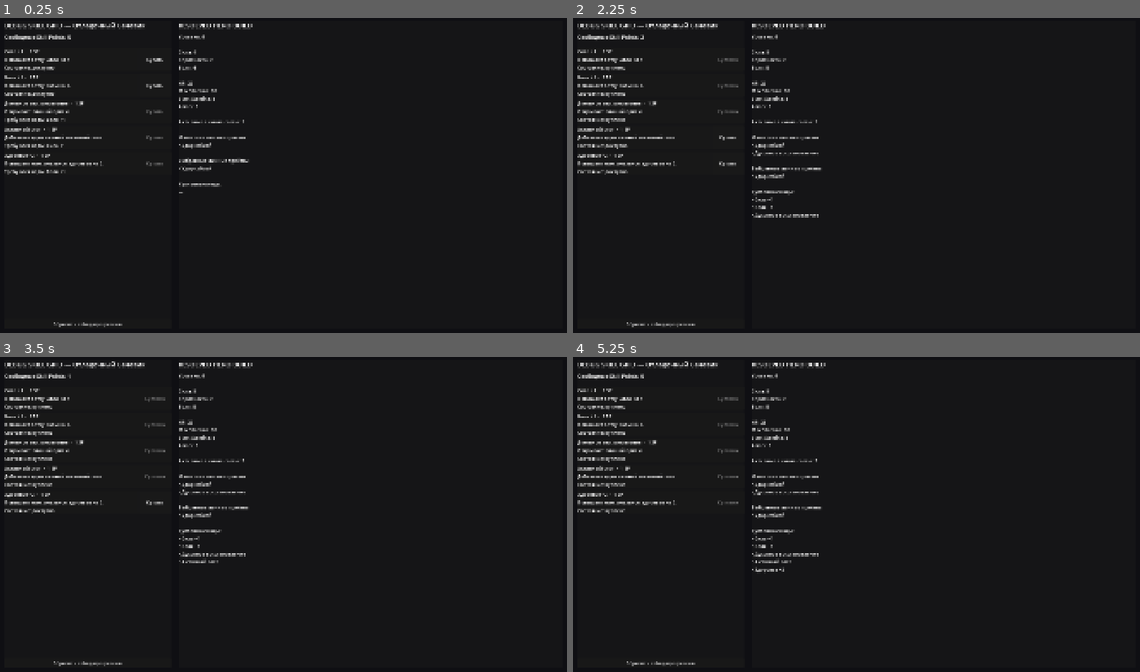
Above: before the commit, frames 1-4 (two rows, left to right).
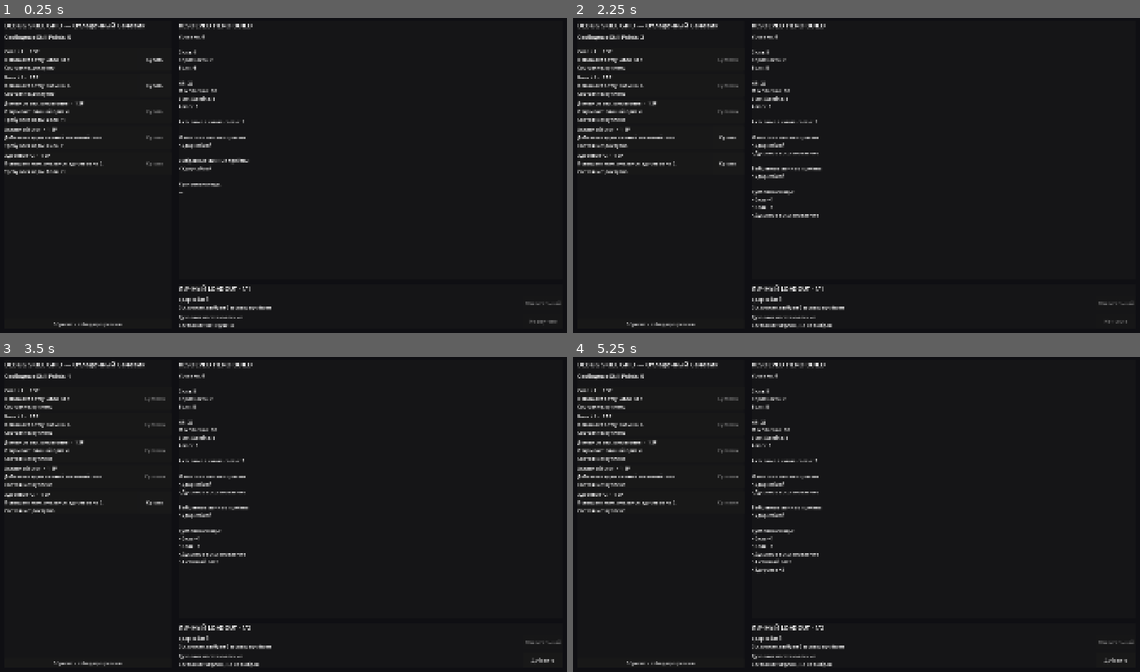
Above: after the commit, the same moments.

Repository: DanilNikolin/kleynod-steppe-frontier
Game: Godot game, scene res://scenes/debug/skill_grid_debug_sandbox.tscn
The game is run twice, just before and just after one commit, with the same random seed, the same clock (stepped at 60 frames per second) and the same inputs. The project has no main scene, so this scene is started directly.
Inputs (mouse positions are in pixels of both pictures, inside the frame that each line leads up to):
- Up to frame 1 (0.25 s): no input
- Up to frame 2 (2.25 s): click "Купить" at 0.5 s; click "Купить" at 1.25 s; click "Купить" at 2 s
- Up to frame 3 (3.5 s): click "Купить" at 2.75 s
- Up to frame 4 (5.25 s): click (1117, 659) at 3.5 s, where only the run after the commit has a clickable "Добавить"; click (1117, 659) at 4.25 s, where only the run after the commit has a clickable "Убрать"; click "Купить" at 5 s

The runs differ from the first frame. In frame 1, 0.6% of the frame differs, in the area x 31-99%, y 84-99%; in frame 2, 0.6%; in frame 3, 0.6%; in frame 4, 0.6%.

Commit message:
feat: add personal hero loadout management

Diff:
--- /dev/null
+++ b/core/heroes/loadouts/hero_personal_loadout_change_result.gd
@@ -0,0 +1,13 @@
+class_name HeroPersonalLoadoutChangeResult
+extends RefCounted
+
+
+var is_successful: bool = false
+var failure_code: StringName = &""
+
+var ability_id: StringName = &""
+
+var active_slot_count: int = 0
+
+var previous_selected_ability_ids: Array[StringName] = []
+var current_selected_ability_ids: Array[StringName] = []
--- /dev/null
+++ b/core/heroes/loadouts/hero_personal_loadout_service.gd
@@ -0,0 +1,517 @@
+class_name HeroPersonalLoadoutService
+extends RefCounted
+
+
+const FAILURE_INVALID_HERO: StringName = (
+	&"invalid_hero_definition"
+)
+
+const FAILURE_INVALID_PROGRESSION: StringName = (
+	&"invalid_progression_state"
+)
+
+const FAILURE_INVALID_SKILL_GRID_STATE: StringName = (
+	&"invalid_skill_grid_state"
+)
+
+const FAILURE_INVALID_CURRENT_LOADOUT: StringName = (
+	&"invalid_current_loadout"
+)
+
+const FAILURE_EMPTY_ABILITY_ID: StringName = (
+	&"empty_ability_id"
+)
+
+const FAILURE_UNKNOWN_ABILITY: StringName = (
+	&"unknown_personal_ability"
+)
+
+const FAILURE_ABILITY_NOT_KNOWN: StringName = (
+	&"ability_not_known"
+)
+
+const FAILURE_ALREADY_SELECTED: StringName = (
+	&"ability_already_selected"
+)
+
+const FAILURE_NOT_SELECTED: StringName = (
+	&"ability_not_selected"
+)
+
+const FAILURE_NO_ACTIVE_SLOT: StringName = (
+	&"no_active_slot_available"
+)
+
+const FAILURE_DEFAULT_ABILITY_REQUIRED: StringName = (
+	&"default_ability_required"
+)
+
+
+var skill_grid_resolver := (
+	SkillGridResolver.new()
+)
+
+
+func get_known_ability_ids(
+	hero: HeroDefinition,
+	progression: HeroProgressionState
+) -> Array[StringName]:
+	var result: Array[StringName] = []
+
+	var grid_resolution := _resolve_grid(
+		hero,
+		progression
+	)
+
+	if grid_resolution == null:
+		return result
+
+	for ability_id in (
+		hero.starting_known_ability_ids
+	):
+		if result.has(
+			ability_id
+		):
+			continue
+
+		result.append(
+			ability_id
+		)
+
+	for ability_id in (
+		grid_resolution.learned_ability_ids
+	):
+		if result.has(
+			ability_id
+		):
+			continue
+
+		result.append(
+			ability_id
+		)
+
+	return result
+
+
+func get_active_slot_count(
+	hero: HeroDefinition,
+	progression: HeroProgressionState
+) -> int:
+	var grid_resolution := _resolve_grid(
+		hero,
+		progression
+	)
+
+	if grid_resolution == null:
+		return 0
+
+	return clampi(
+		hero.starting_active_slot_count
+			+ grid_resolution.active_slot_bonus,
+		1,
+		hero.maximum_active_slot_count
+	)
+
+
+func get_effective_selected_ability_ids(
+	hero: HeroDefinition,
+	progression: HeroProgressionState
+) -> Array[StringName]:
+	var result: Array[StringName] = []
+
+	if (
+		hero == null
+		or progression == null
+	):
+		return result
+
+	if not (
+		progression
+			.selected_personal_ability_ids
+			.is_empty()
+	):
+		for ability_id in (
+			progression
+				.selected_personal_ability_ids
+		):
+			result.append(
+				ability_id
+			)
+
+		return result
+
+	var active_slot_count := get_active_slot_count(
+		hero,
+		progression
+	)
+
+	for ability_id in (
+		hero.starting_known_ability_ids
+	):
+		if result.size() >= active_slot_count:
+			break
+
+		result.append(
+			ability_id
+		)
+
+	return result
+
+
+func get_add_result(
+	hero: HeroDefinition,
+	progression: HeroProgressionState,
+	ability_id: StringName
+) -> HeroPersonalLoadoutChangeResult:
+	var result := HeroPersonalLoadoutChangeResult.new()
+
+	result.ability_id = ability_id
+
+	var context_failure := _get_context_failure(
+		hero,
+		progression
+	)
+
+	if context_failure != &"":
+		result.failure_code = context_failure
+		return result
+
+	if ability_id == &"":
+		result.failure_code = (
+			FAILURE_EMPTY_ABILITY_ID
+		)
+
+		return result
+
+	if not hero.has_personal_ability(
+		ability_id
+	):
+		result.failure_code = (
+			FAILURE_UNKNOWN_ABILITY
+		)
+
+		return result
+
+	var known_ability_ids := (
+		get_known_ability_ids(
+			hero,
+			progression
+		)
+	)
+
+	if not known_ability_ids.has(
+		ability_id
+	):
+		result.failure_code = (
+			FAILURE_ABILITY_NOT_KNOWN
+		)
+
+		return result
+
+	var selected_ability_ids := (
+		get_effective_selected_ability_ids(
+			hero,
+			progression
+		)
+	)
+
+	result.active_slot_count = (
+		get_active_slot_count(
+			hero,
+			progression
+		)
+	)
+
+	_copy_ids(
+		selected_ability_ids,
+		result.previous_selected_ability_ids
+	)
+
+	_copy_ids(
+		selected_ability_ids,
+		result.current_selected_ability_ids
+	)
+
+	var selection_failure := (
+		_get_selection_failure(
+			hero,
+			known_ability_ids,
+			selected_ability_ids,
+			result.active_slot_count
+		)
+	)
+
+	if selection_failure != &"":
+		result.failure_code = selection_failure
+		return result
+
+	if selected_ability_ids.has(
+		ability_id
+	):
+		result.failure_code = (
+			FAILURE_ALREADY_SELECTED
+		)
+
+		return result
+
+	if (
+		selected_ability_ids.size()
+		>= result.active_slot_count
+	):
+		result.failure_code = (
+			FAILURE_NO_ACTIVE_SLOT
+		)
+
+		return result
+
+	result.current_selected_ability_ids.append(
+		ability_id
+	)
+
+	result.is_successful = true
+	return result
+
+
+func add_ability(
+	hero: HeroDefinition,
+	progression: HeroProgressionState,
+	ability_id: StringName
+) -> HeroPersonalLoadoutChangeResult:
+	var result := get_add_result(
+		hero,
+		progression,
+		ability_id
+	)
+
+	if not result.is_successful:
+		return result
+
+	progression.selected_personal_ability_ids.clear()
+
+	for selected_ability_id in (
+		result.current_selected_ability_ids
+	):
+		progression.selected_personal_ability_ids.append(
+			selected_ability_id
+		)
+
+	return result
+
+
+func get_remove_result(
+	hero: HeroDefinition,
+	progression: HeroProgressionState,
+	ability_id: StringName
+) -> HeroPersonalLoadoutChangeResult:
+	var result := HeroPersonalLoadoutChangeResult.new()
+
+	result.ability_id = ability_id
+
+	var context_failure := _get_context_failure(
+		hero,
+		progression
+	)
+
+	if context_failure != &"":
+		result.failure_code = context_failure
+		return result
+
+	if ability_id == &"":
+		result.failure_code = (
+			FAILURE_EMPTY_ABILITY_ID
+		)
+
+		return result
+
+	if not hero.has_personal_ability(
+		ability_id
+	):
+		result.failure_code = (
+			FAILURE_UNKNOWN_ABILITY
+		)
+
+		return result
+
+	var known_ability_ids := (
+		get_known_ability_ids(
+			hero,
+			progression
+		)
+	)
+
+	var selected_ability_ids := (
+		get_effective_selected_ability_ids(
+			hero,
+			progression
+		)
+	)
+
+	result.active_slot_count = (
+		get_active_slot_count(
+			hero,
+			progression
+		)
+	)
+
+	_copy_ids(
+		selected_ability_ids,
+		result.previous_selected_ability_ids
+	)
+
+	_copy_ids(
+		selected_ability_ids,
+		result.current_selected_ability_ids
+	)
+
+	var selection_failure := (
+		_get_selection_failure(
+			hero,
+			known_ability_ids,
+			selected_ability_ids,
+			result.active_slot_count
+		)
+	)
+
+	if selection_failure != &"":
+		result.failure_code = selection_failure
+		return result
+
+	if not selected_ability_ids.has(
+		ability_id
+	):
+		result.failure_code = (
+			FAILURE_NOT_SELECTED
+		)
+
+		return result
+
+	if ability_id == hero.default_ability_id:
+		result.failure_code = (
+			FAILURE_DEFAULT_ABILITY_REQUIRED
+		)
+
+		return result
+
+	result.current_selected_ability_ids.erase(
+		ability_id
+	)
+
+	result.is_successful = true
+	return result
+
+
+func remove_ability(
+	hero: HeroDefinition,
+	progression: HeroProgressionState,
+	ability_id: StringName
+) -> HeroPersonalLoadoutChangeResult:
+	var result := get_remove_result(
+		hero,
+		progression,
+		ability_id
+	)
+
+	if not result.is_successful:
+		return result
+
+	progression.selected_personal_ability_ids.clear()
+
+	for selected_ability_id in (
+		result.current_selected_ability_ids
+	):
+		progression.selected_personal_ability_ids.append(
+			selected_ability_id
+		)
+
+	return result
+
+
+func _resolve_grid(
+	hero: HeroDefinition,
+	progression: HeroProgressionState
+) -> SkillGridResolution:
+	if (
+		hero == null
+		or not hero.is_valid_definition()
+	):
+		return null
+
+	if (
+		progression == null
+		or not progression.is_valid_state()
+	):
+		return null
+
+	var resolution := skill_grid_resolver.resolve(
+		hero.skill_grid,
+		progression
+	)
+
+	if not resolution.is_valid:
+		return null
+
+	return resolution
+
+
+func _get_context_failure(
+	hero: HeroDefinition,
+	progression: HeroProgressionState
+) -> StringName:
+	if (
+		hero == null
+		or not hero.is_valid_definition()
+	):
+		return FAILURE_INVALID_HERO
+
+	if (
+		progression == null
+		or not progression.is_valid_state()
+	):
+		return FAILURE_INVALID_PROGRESSION
+
+	var grid_resolution := (
+		skill_grid_resolver.resolve(
+			hero.skill_grid,
+			progression
+		)
+	)
+
+	if not grid_resolution.is_valid:
+		return FAILURE_INVALID_SKILL_GRID_STATE
+
+	return &""
+
+
+func _get_selection_failure(
+	hero: HeroDefinition,
+	known_ability_ids: Array[StringName],
+	selected_ability_ids: Array[StringName],
+	active_slot_count: int
+) -> StringName:
+	if selected_ability_ids.size() > active_slot_count:
+		return FAILURE_INVALID_CURRENT_LOADOUT
+
+	if not selected_ability_ids.has(
+		hero.default_ability_id
+	):
+		return FAILURE_INVALID_CURRENT_LOADOUT
+
+	for ability_id in selected_ability_ids:
+		if not known_ability_ids.has(
+			ability_id
+		):
+			return FAILURE_INVALID_CURRENT_LOADOUT
+
+	return &""
+
+
+func _copy_ids(
+	source: Array[StringName],
+	target: Array[StringName]
+) -> void:
+	target.clear()
+
+	for ability_id in source:
+		target.append(
+			ability_id
+		)
--- a/scenes/debug/skill_grid_debug_sandbox.gd
+++ b/scenes/debug/skill_grid_debug_sandbox.gd
@@ -19,6 +19,9 @@
 	HeroBattleBuildResolver.new()
 )
 
+var loadout_service := (
+	HeroPersonalLoadoutService.new()
+)
 
 func _ready() -> void:
 	if (
@@ -121,14 +124,43 @@
 		nodes_panel
 	)
 
+	var right_column := VBoxContainer.new()
+
+	right_column.size_flags_horizontal = (
+		Control.SIZE_EXPAND_FILL
+	)
+
+	right_column.add_theme_constant_override(
+		"separation",
+		16
+	)
+
+	main_row.add_child(
+		right_column
+	)
+
 	var summary_panel := _create_summary_panel()
 
 	summary_panel.size_flags_horizontal = (
 		Control.SIZE_EXPAND_FILL
 	)
 
-	main_row.add_child(
+	summary_panel.size_flags_vertical = (
+		Control.SIZE_EXPAND_FILL
+	)
+
+	right_column.add_child(
 		summary_panel
+	)
+
+	var loadout_panel := _create_loadout_panel()
+
+	loadout_panel.size_flags_horizontal = (
+		Control.SIZE_EXPAND_FILL
+	)
+
+	right_column.add_child(
+		loadout_panel
 	)
 
 
@@ -387,6 +419,279 @@
 
 	return panel
 
+
+func _create_loadout_panel() -> Control:
+	var panel := PanelContainer.new()
+	var content := VBoxContainer.new()
+
+	content.add_theme_constant_override(
+		"separation",
+		10
+	)
+
+	panel.add_child(
+		content
+	)
+
+	var known_ability_ids := (
+		loadout_service.get_known_ability_ids(
+			hero_definition,
+			progression
+		)
+	)
+
+	var selected_ability_ids := (
+		loadout_service
+			.get_effective_selected_ability_ids(
+				hero_definition,
+				progression
+			)
+	)
+
+	var active_slot_count := (
+		loadout_service.get_active_slot_count(
+			hero_definition,
+			progression
+		)
+	)
+
+	var title := Label.new()
+
+	title.text = (
+		"ЛИЧНЫЙ LOADOUT · %d/%d"
+		% [
+			selected_ability_ids.size(),
+			active_slot_count,
+		]
+	)
+
+	title.add_theme_font_size_override(
+		"font_size",
+		20
+	)
+
+	content.add_child(
+		title
+	)
+
+	for ability in (
+		hero_definition.personal_abilities
+	):
+		if ability == null:
+			continue
+
+		content.add_child(
+			_create_loadout_ability_row(
+				ability,
+				known_ability_ids,
+				selected_ability_ids
+			)
+		)
+
+	return panel
+
+
+func _create_loadout_ability_row(
+	ability: AbilityDefinition,
+	known_ability_ids: Array[StringName],
+	selected_ability_ids: Array[StringName]
+) -> Control:
+	var row := HBoxContainer.new()
+
+	row.add_theme_constant_override(
+		"separation",
+		12
+	)
+
+	var text_column := VBoxContainer.new()
+
+	text_column.size_flags_horizontal = (
+		Control.SIZE_EXPAND_FILL
+	)
+
+	row.add_child(
+		text_column
+	)
+
+	var ability_name := Label.new()
+
+	ability_name.text = ability.display_name
+
+	text_column.add_child(
+		ability_name
+	)
+
+	var is_known := known_ability_ids.has(
+		ability.ability_id
+	)
+
+	var is_selected := selected_ability_ids.has(
+		ability.ability_id
+	)
+
+	var state_label := Label.new()
+
+	state_label.text = _get_loadout_state_text(
+		ability,
+		is_known,
+		is_selected
+	)
+
+	text_column.add_child(
+		state_label
+	)
+
+	var action_button := Button.new()
+
+	action_button.custom_minimum_size = Vector2(
+		130,
+		38
+	)
+
+	if not is_known:
+		action_button.text = "Не изучено"
+		action_button.disabled = true
+
+	elif is_selected:
+		if (
+			ability.ability_id
+			== hero_definition.default_ability_id
+		):
+			action_button.text = "Обязательный"
+			action_button.disabled = true
+
+		else:
+			var remove_result := (
+				loadout_service.get_remove_result(
+					hero_definition,
+					progression,
+					ability.ability_id
+				)
+			)
+
+			action_button.text = "Убрать"
+			action_button.disabled = (
+				not remove_result.is_successful
+			)
+
+			action_button.pressed.connect(
+				_on_remove_ability_pressed.bind(
+					ability.ability_id
+				)
+			)
+
+	else:
+		var add_result := (
+			loadout_service.get_add_result(
+				hero_definition,
+				progression,
+				ability.ability_id
+			)
+		)
+
+		action_button.text = (
+			_get_add_button_text(
+				add_result
+			)
+		)
+
+		action_button.disabled = (
+			not add_result.is_successful
+		)
+
+		action_button.pressed.connect(
+			_on_add_ability_pressed.bind(
+				ability.ability_id
+			)
+		)
+
+	row.add_child(
+		action_button
+	)
+
+	return row
+
+
+func _get_loadout_state_text(
+	ability: AbilityDefinition,
+	is_known: bool,
+	is_selected: bool
+) -> String:
+	if not is_known:
+		return "Состояние: не изучено"
+
+	if (
+		is_selected
+		and ability.ability_id
+			== hero_definition.default_ability_id
+	):
+		return (
+			"Состояние: выбран базовым приёмом"
+		)
+
+	if is_selected:
+		return "Состояние: выбран"
+
+	return "Состояние: изучен, но не выбран"
+
+
+func _get_add_button_text(
+	result: HeroPersonalLoadoutChangeResult
+) -> String:
+	if result.is_successful:
+		return "Добавить"
+
+	match result.failure_code:
+		HeroPersonalLoadoutService.FAILURE_NO_ACTIVE_SLOT:
+			return "Нет слота"
+
+		HeroPersonalLoadoutService.FAILURE_ABILITY_NOT_KNOWN:
+			return "Не изучено"
+
+		HeroPersonalLoadoutService.FAILURE_ALREADY_SELECTED:
+			return "Выбрано"
+
+	return "Недоступно"
+
+
+func _on_add_ability_pressed(
+	ability_id: StringName
+) -> void:
+	var result := loadout_service.add_ability(
+		hero_definition,
+		progression,
+		ability_id
+	)
+
+	if not result.is_successful:
+		push_warning(
+			"Personal ability add failed: %s"
+			% result.failure_code
+		)
+
+		return
+
+	_rebuild_interface()
+
+
+func _on_remove_ability_pressed(
+	ability_id: StringName
+) -> void:
+	var result := loadout_service.remove_ability(
+		hero_definition,
+		progression,
+		ability_id
+	)
+
+	if not result.is_successful:
+		push_warning(
+			"Personal ability remove failed: %s"
+			% result.failure_code
+		)
+
+		return
+
+	_rebuild_interface()
 
 func _build_summary_text(
 	build: HeroBattleBuild
Not shown, added: core/heroes/loadouts/hero_personal_loadout_change_result.gd.uid
Not shown, added: core/heroes/loadouts/hero_personal_loadout_service.gd.uid
